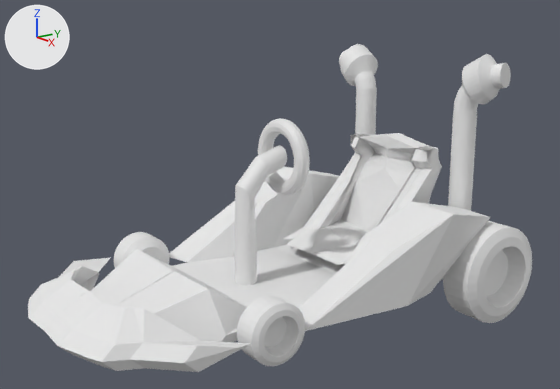
One commit to the Blender file Assets/Vehicles/goKart.blend: the scene before it, then after it.
Rendered twice from a 50 mm camera at (12.24, -9.65, 6.44) aimed at (0.18, -0.97, 2.69). Every picture has the same lights, and +X, +Y and +Z are marked at upper left.

Objects in the first picture: 'Car_Body', 'Car_Pipes', 'Seat', 'Steering_Wheel', 'Tire_Back_Left', 'Tire_Front_Left', 'Tire_Front_Right'.
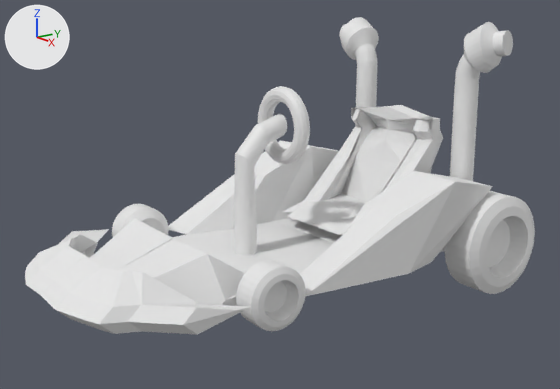
ob_empty is not drawn itself; it is the parent of ob_car_body, ob_seat, ob_car_pipes, ob_tire_front_right, ob_tire_front_left, ob_tire_back_right, ob_tire_back_left.

Changed parts and their boxes (x1, y1, x2, y2) in the pictures (560 x 389 px):
'Car_Body', moved: before (28, 167, 490, 372); after (25, 140, 493, 335)
'Car_Pipes', moved: before (234, 44, 511, 286); after (234, 17, 513, 255)
'Seat', moved: before (283, 133, 442, 265); after (283, 105, 443, 235)
'Tire_Back_Left', moved: before (443, 221, 532, 323); after (445, 191, 535, 294)
'Tire_Front_Left', moved: before (237, 295, 305, 366); after (236, 260, 305, 331)
'Steering_Wheel', moved: before (258, 118, 310, 195); after (258, 86, 310, 165)
'Tire_Front_Right', moved: before (114, 232, 170, 268); after (112, 204, 169, 237)

Edits to the bpy script that builds the scene:
```text
Change ob_empty:
    ob_empty.location: (0.00565, 0.0065, 1.422) -> (0.00565, 0.0065, 2.052)
```
